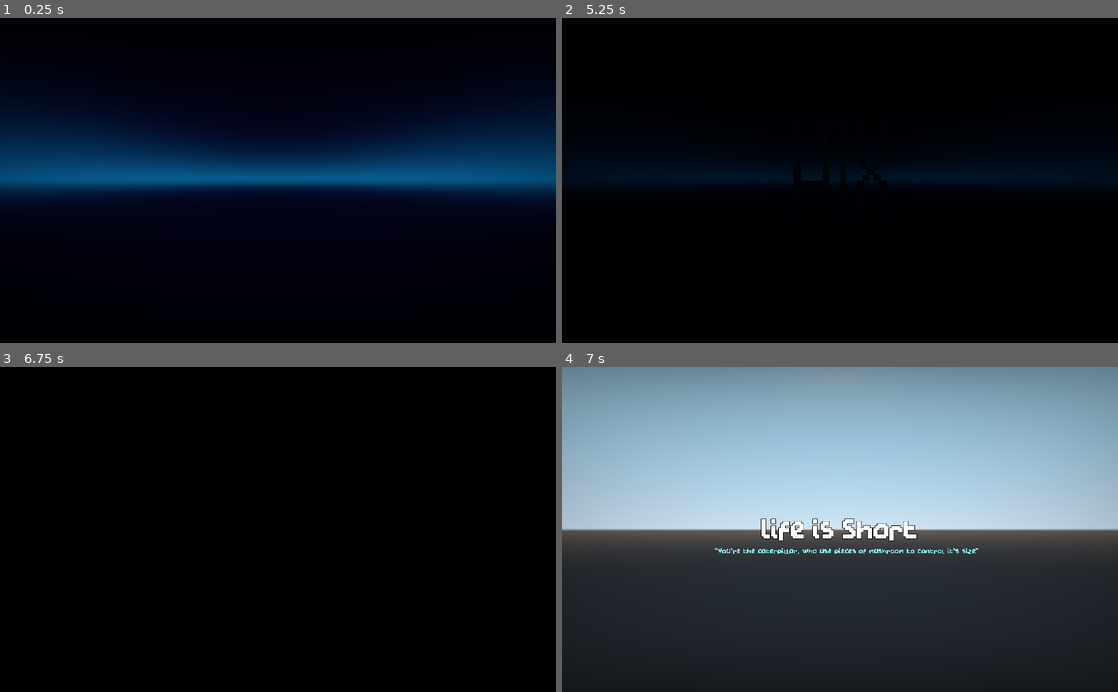
Above: before the commit, frames 1-4 (two rows, left to right).
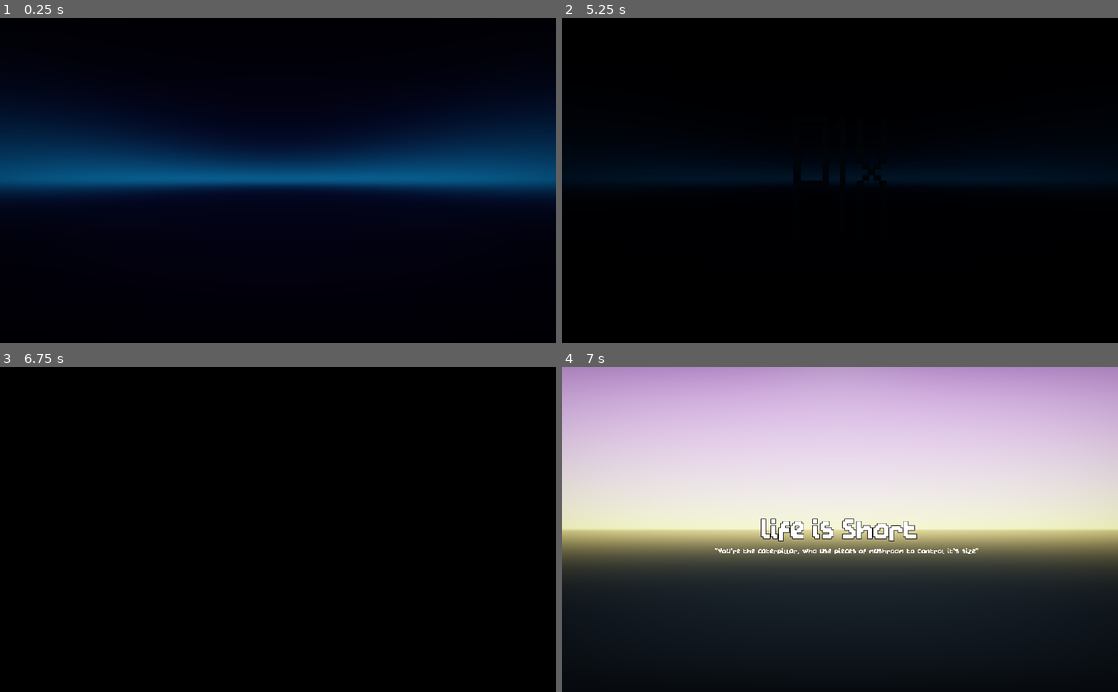
Above: after the commit, the same moments.

Repository: P1X-in/life-is-short
Game: Godot game, scene res://vendors/p1x/intro/intro.tscn
The game is run twice, just before and just after one commit, with the same random seed, the same clock (stepped at 60 frames per second) and the same inputs.
Inputs:
- Up to frame 1 (0.25 s): no input
- Up to frame 2 (5.25 s): tap Enter at 1.25, 2.75, 4.25 s; tap Space at 2, 3.5 s
- Up to frame 3 (6.75 s): tap Space at 5.75 s
- Up to frame 4 (7 s): no input

Frames 1-3 are identical in both runs. In frame 4, 59% of the frame differs, in the area x 0-100%, y 0-61%.

Commit message:
light/environment for main

Diff:
--- a/misc/default_env.tres
+++ b/misc/default_env.tres
@@ -1,7 +1,17 @@
 [gd_resource type="Environment" load_steps=2 format=2]
 
 [sub_resource type="ProceduralSky" id=1]
+sky_top_color = Color( 0.831373, 0.647059, 0.945098, 1 )
+sky_horizon_color = Color( 0.964706, 1, 0.65098, 1 )
+ground_horizon_color = Color( 0.760784, 0.713726, 0.486275, 1 )
 
 [resource]
 background_mode = 2
 background_sky = SubResource( 1 )
+tonemap_mode = 3
+tonemap_exposure = 0.9
+tonemap_white = 1.2
+ss_reflections_enabled = true
+ss_reflections_max_steps = 32
+glow_enabled = true
+glow_bloom = 0.4
--- a/scenes/big/main.tscn
+++ b/scenes/big/main.tscn
@@ -1,16 +1,24 @@
-[gd_scene load_steps=5 format=2]
+[gd_scene load_steps=6 format=2]
 
-[ext_resource path="res://misc/main_theme.tres" type="Theme" id=1]
-[ext_resource path="res://misc/font_64pt.tres" type="DynamicFont" id=2]
-[ext_resource path="res://vendors/p1x/infinite_terrain/infinite_terrain.gd" type="Script" id=3]
-[ext_resource path="res://vendors/p1x/camera_3d_effects/camera.tscn" type="PackedScene" id=4]
+[ext_resource path="res://misc/default_env.tres" type="Environment" id=1]
+[ext_resource path="res://misc/main_theme.tres" type="Theme" id=2]
+[ext_resource path="res://misc/font_64pt.tres" type="DynamicFont" id=3]
+[ext_resource path="res://vendors/p1x/infinite_terrain/infinite_terrain.gd" type="Script" id=4]
+[ext_resource path="res://vendors/p1x/camera_3d_effects/camera.tscn" type="PackedScene" id=5]
 
 [node name="main" type="Spatial"]
+
+[node name="WorldEnvironment" type="WorldEnvironment" parent="."]
+environment = ExtResource( 1 )
+
+[node name="sun" type="DirectionalLight" parent="."]
+transform = Transform( 0.227462, -0.71483, 0.661271, 0, 0.679072, 0.734072, -0.973787, -0.166973, 0.154463, 0, 2.2157, 0 )
+light_color = Color( 0.984314, 0.945098, 0.85098, 1 )
 
 [node name="gui" type="Control" parent="."]
 anchor_right = 1.0
 anchor_bottom = 1.0
-theme = ExtResource( 1 )
+theme = ExtResource( 2 )
 __meta__ = {
 "_edit_lock_": true
 }
@@ -42,14 +50,13 @@
 margin_top = 33.0
 margin_right = 256.5
 margin_bottom = 47.0
-custom_colors/font_color = Color( 0.545098, 0.952941, 0.945098, 1 )
 text = "\"You're the caterpillar, who use pieces of mushroom to control it's size\""
 
 [node name="infinite_terrain" type="Spatial" parent="."]
-script = ExtResource( 3 )
+script = ExtResource( 4 )
 
 [node name="player" type="Spatial" parent="infinite_terrain"]
 transform = Transform( 1, 0, 0, 0, 1, 0, 0, 0, 1, 0, 12, 0 )
 
-[node name="camera_3d_effects" parent="infinite_terrain/player" instance=ExtResource( 4 )]
+[node name="camera_3d_effects" parent="infinite_terrain/player" instance=ExtResource( 5 )]
 transform = Transform( 1, 0, 0, 0, 1, 0, 0, 0, 1, 0, 0, 0 )
Not shown: 1 places in scenes/big/main.tscn that only renumber resources
